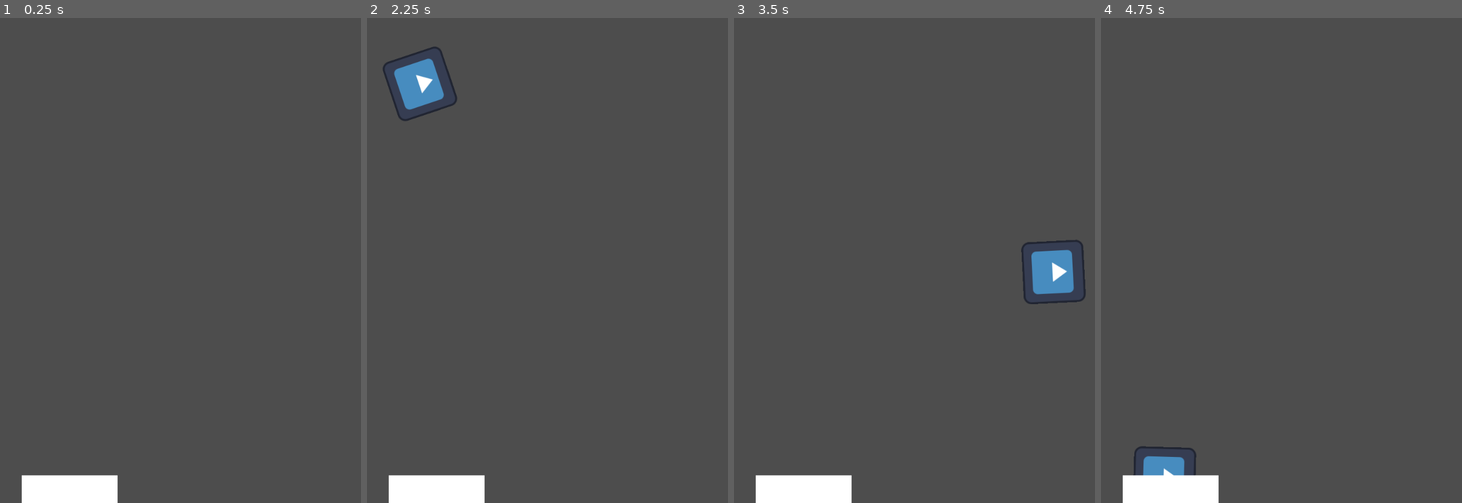
Above: before the commit, frames 1-4 (left to right).
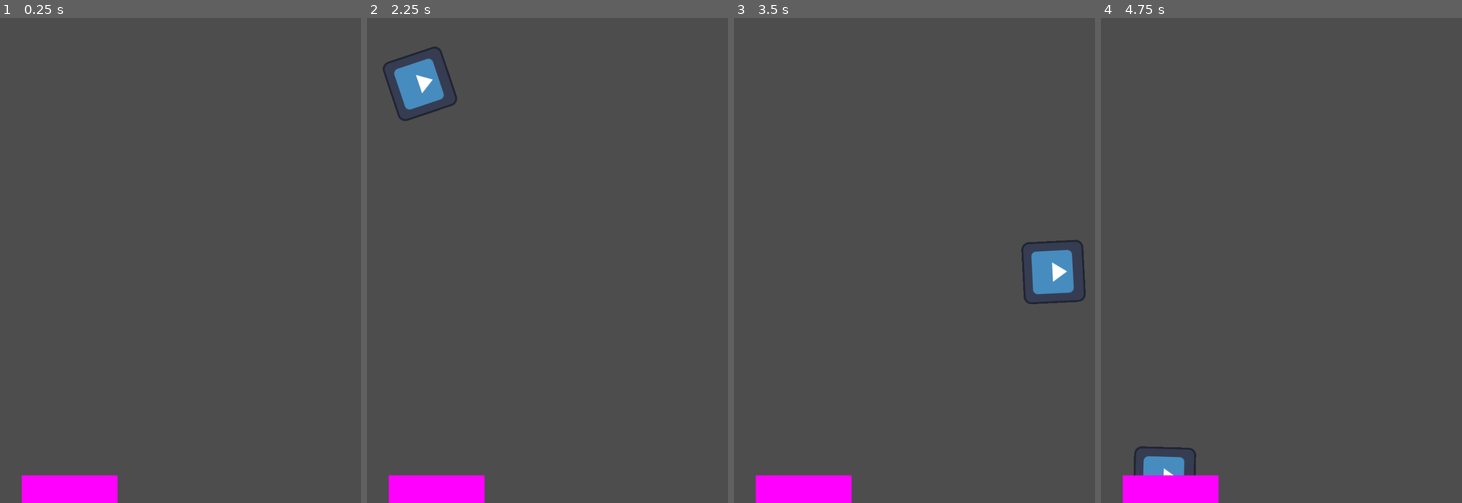
Above: after the commit, the same moments.

Repository: john9francis/sushi-attack
Game: Godot game, scene res://scripts/main.tscn
The game is run twice, just before and just after one commit, with the same random seed, the same clock (stepped at 60 frames per second) and the same inputs. The engine's default icon, where the game draws it, is replaced by a stand-in: a white triangle on a blue panel in a dark square.
Inputs:
- Up to frame 1 (0.25 s): no input
- Up to frame 2 (2.25 s): tap Enter at 0.5, 2 s; tap Space at 1.25 s
- Up to frame 3 (3.5 s): no input
- Up to frame 4 (4.75 s): no input

The runs differ from the first frame. In frame 1, 1.5% of the frame differs, in the area x 5-33%, y 94-100%; in frame 2, 1.5%; in frame 3, 1.5%; in frame 4, 1.5%.

Commit message:
when the enemy reaches the end, it prints to the console

Diff:
--- a/scripts/level.gd
+++ b/scripts/level.gd
@@ -7,7 +7,7 @@
 func _ready():
 	$EnemySpawnTimer.start()
 	print("Started")
-	pass # Replace with function body.
+
 
 
 # Called every frame. 'delta' is the elapsed time since the previous frame.
@@ -20,3 +20,7 @@
 		var enemy = enemyScene.instantiate()
 		$EnemyPath.add_child(enemy)
 		singleEnemy = false
+
+
+func _on_enemy_destination_area_entered(area):
+	print("Enemy area arrived")
--- a/scripts/level.tscn
+++ b/scripts/level.tscn
@@ -26,15 +26,17 @@
 wait_time = 2.0
 script = ExtResource("2_wq042")
 
-[node name="EnemyDestination" type="StaticBody2D" parent="."]
+[node name="EnemyDestination" type="Area2D" parent="."]
 
 [node name="CollisionShape2D" type="CollisionShape2D" parent="EnemyDestination"]
 position = Vector2(250, 1000)
 shape = SubResource("RectangleShape2D_xqtni")
 
 [node name="Sprite2D" type="Sprite2D" parent="EnemyDestination"]
+modulate = Color(1, 0, 1, 1)
 position = Vector2(250, 1000)
 scale = Vector2(198.5, 113.5)
-texture = SubResource("CanvasTexture_0obql")
+texture = SubResource("CanvasTexture_o4s4o")
 
 [connection signal="timeout" from="EnemySpawnTimer" to="." method="_on_enemy_spawn_timer_timeout"]
+[connection signal="area_entered" from="EnemyDestination" to="." method="_on_enemy_destination_area_entered"]
Not shown: 1 places in scripts/level.tscn that only renumber resources
